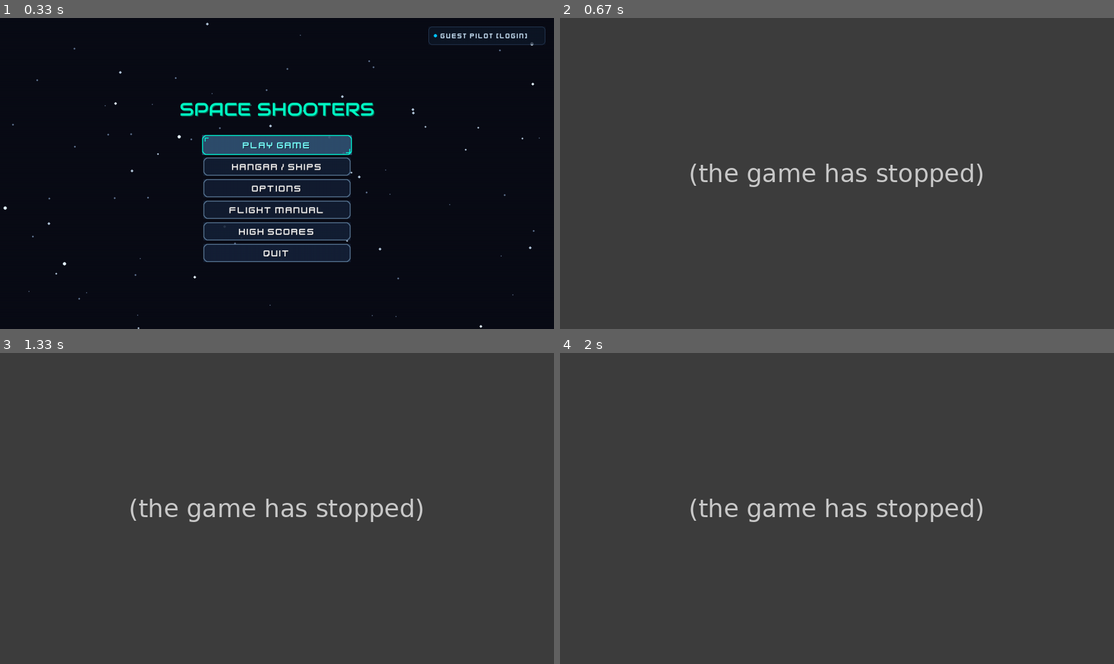
Above: before the commit, frames 1-4 (two rows, left to right).
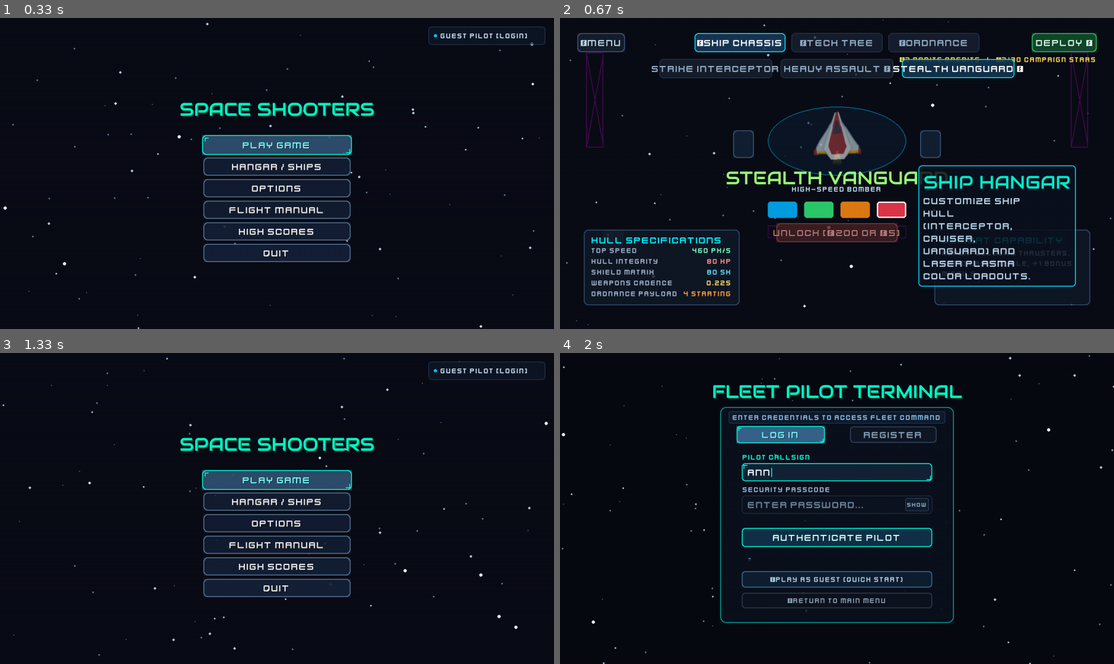
Above: after the commit, the same moments.

Repository: abdulqudoos181005/learning_pygame
Game: pygame game, started from src/game.py
The game is run twice, just before and just after one commit, with the same random seed, the same clock (stepped at 60 frames per second) and the same inputs.
Inputs:
- Up to frame 1 (0.33 s): no input
- Up to frame 2 (0.67 s): click "Hangar / Ships" at 0.38 s
- Up to frame 3 (1.33 s): click "HEAVY ASSAULT 🔒" at 0.72 s; tap Enter at 1 s
- Up to frame 4 (2 s): click "Guest Pilot [LOGIN]" at 1.38 s; type "ann" at 1.67 s

Frame 1 is identical in both runs. In frame 2, 99% of the frame differs, in the area x 0-100%, y 0-100%; in frame 3, 100%; in frame 4, 100%.
Error before the commit: ValueError: not enough values to unpack (expected 4, got 3) (states.py line 63); the game stopped at 0.45 s (later frames are placeholders)

Commit message:
sprint-15

Diff:
--- a/settings.json
+++ b/settings.json
@@ -9,6 +9,21 @@
     "screen_flash": true,
     "hull": "vanguard",
     "color": "red",
+    "ordnance": "missile",
+    "credits": 2,
+    "unlocked_hulls": [
+        "interceptor"
+    ],
+    "unlocked_ordnance": [
+        "missile"
+    ],
+    "upgrades": {
+        "armor": 0,
+        "shield": 0,
+        "magnet": 0,
+        "graze": 0,
+        "ordnance_bay": 0
+    },
     "keybinds": {
         "up": "w",
         "down": "s",
--- a/src/states.py
+++ b/src/states.py
@@ -33,6 +33,11 @@
 
     panel = pg.Surface((draw_rect.width, draw_rect.height), pg.SRCALPHA)
     panel.fill((0, 0, 0, 0))
+
+    if len(fill) == 3:
+        fill = (*fill, 255)
+    if len(border) == 3:
+        border = (*border, 255)
 
     if danger and (hovered or pressed):
         fill = (65, 15, 25, 240)
--- a/src/ui/hud.py
+++ b/src/ui/hud.py
@@ -47,9 +47,14 @@
         height = self.game.height
         assets = self.assets
 
-        # 1. SCORE DISPLAY
+        # 1. SCORE & NANITE CREDITS DISPLAY
         score_surf = assets.hud_font.render(f"SCORE: {play_state.score}", True, (255, 255, 255))
         surface.blit(score_surf, (25, 20))
+
+        # Sprint 15: In-mission salvaged credits
+        cr_earned = getattr(play_state, 'credits_earned', 0)
+        cr_surf = assets.hud_font.render(f"⚡ {cr_earned} CR", True, (255, 215, 0))
+        surface.blit(cr_surf, (score_surf.get_width() + 45, 20))
 
         # Sprint 7 & 11: COMBO DISPLAY WITH CYBER NUMERALS
         if play_state.combo_count > 1:
@@ -170,14 +175,17 @@
         for i in range(player.lives):
             surface.blit(life_img, (25 + i * 28, 72))
 
-        # 5. MISSILE CHARGE STATUS & PIPS
+        # 5. SECONDARY ORDNANCE STATUS & PIPS (Sprint 15)
         if player.missile_count > 0:
-            missile_icon = assets.get_image("missile", 12, 24)
+            ord_type = getattr(player, 'ordnance_type', 'missile')
+            icon_name = "cluster_missile" if ord_type == "cluster" else ("ion_emp_orb" if ord_type == "ion_emp" else "missile")
+            ord_label_prefix = "CLUSTER" if ord_type == "cluster" else ("ION EMP" if ord_type == "ion_emp" else "MISSILE")
+            missile_icon = assets.get_image(icon_name, 14, 24)
             for i in range(player.missile_count):
                 surface.blit(missile_icon, (25 + i * 18, 102))
             m_ready = player.missile_cooldown <= 0
             m_color = (0, 255, 200) if m_ready else (255, 140, 40)
-            status_text = "READY [M]" if m_ready else f"CHARGING {player.missile_cooldown:.1f}s"
+            status_text = f"{ord_label_prefix} [M]" if m_ready else f"CHARGING {player.missile_cooldown:.1f}s"
             m_lbl = assets.hud_font.render(status_text, True, m_color)
             surface.blit(m_lbl, (25 + player.missile_count * 18 + 6, 106))
 
--- /dev/null
+++ b/tests/test_sprint15_hangar_economy.py
@@ -0,0 +1,240 @@
+# pyrefly: ignore [missing-import]
+import os
+import sys
+import unittest
+import pygame as pg
+
+sys.path.insert(0, os.path.join(os.path.dirname(__file__), "..", "src"))
+from db.manager import DatabaseManager
+from db.auth_service import AuthService
+from db.hangar_repository import HangarRepository
+from save_system import SaveSystem
+from assets_loader import AssetsLoader
+from sprites import Player, Laser, Missile, ClusterMissile, ClusterFragment, IonEMPOrb, PowerUp, ScoreCrystal
+from states import HangarState, PlayState
+
+
+class MockGame:
+    def __init__(self, db=None):
+        self.width = 1280
+        self.height = 720
+        self.assets = AssetsLoader()
+        self.db = db or DatabaseManager(db_path=":memory:")
+        self.auth_service = AuthService(self.db)
+        self.hangar_repo = HangarRepository(self.db)
+        self.save_system = SaveSystem(
+            db_manager=self.db,
+            hangar_repo=self.hangar_repo,
+            settings_filename="test_hangar_settings.json",
+        )
+        self.current_user = None
+        self.loadout = {"hull": "interceptor", "color": "blue", "ordnance": "missile"}
+        self.state = None
+
+        from input_map import InputMap
+        self.input = InputMap()
+        from ui.cursor import SoftwareCursor
+        self.cursor = SoftwareCursor(self.assets, self.width, self.height)
+        from audio.director import AudioDirector
+        self.audio = AudioDirector(assets=self.assets, screen_width=self.width)
+
+    def is_logged_in(self):
+        return bool(self.current_user and "id" in self.current_user)
+
+    def change_state(self, new_state):
+        self.state = new_state
+
+
+class TestSprint15HangarEconomy(unittest.TestCase):
+    @classmethod
+    def setUpClass(cls):
+        pg.init()
+        pg.display.set_mode((1280, 720))
+
+    def setUp(self):
+        self.db = DatabaseManager(db_path=":memory:")
+        self.game = MockGame(db=self.db)
+        self.repo = self.game.hangar_repo
+
+        # Register two test users
+        self.u1, _ = self.game.auth_service.register_user("CommanderAlpha", "SecurePass123")
+        self.u2, _ = self.game.auth_service.register_user("PilotBravo", "SecurePass456")
+
+    def tearDown(self):
+        if os.path.exists(self.game.save_system.settings_filepath):
+            os.remove(self.game.save_system.settings_filepath)
+        self.db.close()
+
+    def test_hangar_repository_credit_transactions(self):
+        u1_id = self.u1["id"]
+        data = self.repo.get_hangar_data(u1_id)
+        self.assertEqual(data["credits"], 0)
+
+        # Add credits
+        bal = self.repo.add_credits(u1_id, 500)
+        self.assertEqual(bal, 500)
+
+        data = self.repo.get_hangar_data(u1_id)
+        self.assertEqual(data["credits"], 500)
+        self.assertEqual(data["lifetime_credits"], 500)
+
+        # Spend credits
+        success = self.repo.spend_credits(u1_id, 200)
+        self.assertTrue(success)
+        self.assertEqual(self.repo.get_hangar_data(u1_id)["credits"], 300)
+
+        # Overspend fails
+        fail = self.repo.spend_credits(u1_id, 9999)
+        self.assertFalse(fail)
+        self.assertEqual(self.repo.get_hangar_data(u1_id)["credits"], 300)
+
+    def test_upgrade_tier_progression_and_caps(self):
+        u1_id = self.u1["id"]
+        self.repo.add_credits(u1_id, 3000)
+
+        # Tier 0 -> Tier 1 (Armor cost = 100)
+        res1 = self.repo.purchase_upgrade(u1_id, "armor")
+        self.assertTrue(res1["success"])
+        self.assertEqual(res1["new_tier"], 1)
+        self.assertEqual(res1["credits_left"], 2900)
+
+        # Tier 1 -> Tier 2 (Armor cost = 250)
+        res2 = self.repo.purchase_upgrade(u1_id, "armor")
+        self.assertTrue(res2["success"])
+        self.assertEqual(res2["new_tier"], 2)
+        self.assertEqual(res2["credits_left"], 2650)
+
+        # Progress to Tier 5
+        self.repo.purchase_upgrade(u1_id, "armor") # 3
+        self.repo.purchase_upgrade(u1_id, "armor") # 4
+        self.repo.purchase_upgrade(u1_id, "armor") # 5
+        data = self.repo.get_hangar_data(u1_id)
+        self.assertEqual(data["upgrades"]["armor"], 5)
+
+        # Max tier cap reached
+        cap_res = self.repo.purchase_upgrade(u1_id, "armor")
+        self.assertFalse(cap_res["success"])
+        self.assertIn("maximum", cap_res["error"].lower())
+
+    def test_hull_unlock_criteria_and_purchasing(self):
+        u1_id = self.u1["id"]
+        # Interceptor unlocked by default
+        data = self.repo.get_hangar_data(u1_id)
+        self.assertIn("interceptor", data["unlocked_hulls"])
+
+        # Try to unlock cruiser without funds or stars
+        fail = self.repo.unlock_hull(u1_id, "cruiser", total_stars=0)
+        self.assertFalse(fail["success"])
+
+        # Unlock cruiser with credits
+        self.repo.add_credits(u1_id, 600)
+        succ = self.repo.unlock_hull(u1_id, "cruiser", total_stars=0)
+        self.assertTrue(succ["success"])
+        self.assertIn("cruiser", self.repo.get_hangar_data(u1_id)["unlocked_hulls"])
+
+        # Unlock vanguard with star requirement
+        v_succ = self.repo.unlock_hull(u1_id, "vanguard", total_stars=15)
+        self.assertTrue(v_succ["success"])
+        self.assertIn("vanguard", self.repo.get_hangar_data(u1_id)["unlocked_hulls"])
+
+    def test_player_stat_scaling_with_upgrades(self):
+        u1_id = self.u1["id"]
+        self.game.current_user = self.u1
+        self.repo.add_credits(u1_id, 5000)
+
+        # Buy 2 tiers armor, 2 tiers shield, 1 tier magnet, 1 tier graze, 2 tiers ordnance bay
+        self.repo.purchase_upgrade(u1_id, "armor")        # +15 HP
+        self.repo.purchase_upgrade(u1_id, "armor")        # +15 HP -> Total +30 HP
+        self.repo.purchase_upgrade(u1_id, "shield")       # +15 SH
+        self.repo.purchase_upgrade(u1_id, "shield")       # +15 SH -> Total +30 SH
+        self.repo.purchase_upgrade(u1_id, "magnet")       # +45px Magnet
+        self.repo.purchase_upgrade(u1_id, "graze")        # +15% Graze bonus
+        self.repo.purchase_upgrade(u1_id, "ordnance_bay") # +1 Missile
+        self.repo.purchase_upgrade(u1_id, "ordnance_bay") # +1 Missile -> Total +2 Missiles
+
+        player = Player(self.game, 640, 600)
+        # Interceptor base HP is 100, so 100 + 30 = 130
+        self.assertEqual(player.max_health, 130)
+        self.assertEqual(player.health, 130)
+        # Interceptor base Shield is 100, so 100 + 30 = 130
+        self.assertEqual(player.max_shield, 130)
+        # Magnet radius = 80 + 45 = 125
+        self.assertEqual(player.magnet_radius, 125.0)
+        # Starting missiles = 3 + 2 = 5
+        self.assertEqual(player.missile_count, 5)
+        self.assertEqual(player.graze_score_bonus, 65)
+
+    def test_cluster_missile_submunition_detonation(self):
+        self.game.state = PlayState(self.game, selected_level=1)
+        cluster = ClusterMissile(self.game, 640, 400, self.game.state.enemies)
+        self.game.state.missiles.add(cluster)
+
+        initial_count = len(self.game.state.missiles)
+        cluster.detonate()
+
+        # Detonate should have removed the main cluster and spawned 6 ClusterFragments
+        self.assertNotIn(cluster, self.game.state.missiles)
+        fragments = [m for m in self.game.state.missiles if isinstance(m, ClusterFragment)]
+        self.assertEqual(len(fragments), 6)
+
+    def test_ion_emp_orb_projectile_absorption(self):
+        self.game.state = PlayState(self.game, selected_level=1)
+        laser1 = Laser(self.game, 640, 390, speed_y=400)
+        laser2 = Laser(self.game, 640, 600, speed_y=400) # Out of radius
+        self.game.state.enemy_lasers.add(laser1, laser2)
+
+        orb = IonEMPOrb(self.game, 640, 400)
+        self.game.state.missiles.add(orb)
+
+        orb.update(0.016)
+        # laser1 should be absorbed and killed, laser2 survives
+        self.assertNotIn(laser1, self.game.state.enemy_lasers)
+        self.assertIn(laser2, self.game.state.enemy_lasers)
+
+    def test_graviton_magnet_suction_physics(self):
+        self.game.state = PlayState(self.game, selected_level=1)
+        self.game.state.player.rect.center = (640, 400)
+        self.game.state.player.magnet_radius = 200.0
+
+        crystal = ScoreCrystal(self.game, 640, 500)
+        crystal.magnet_radius = 200.0
+        self.game.state.crystals.add(crystal)
+
+        init_y = crystal.fy
+        crystal.update(0.1)
+        # Crystal should accelerate upward toward player (fy decreases)
+        self.assertLess(crystal.fy, init_y)
+
+    def test_multi_user_hangar_progression_isolation(self):
+        u1_id = self.u1["id"]
+        u2_id = self.u2["id"]
+
+        # Give User 1 1000 credits and buy armor
+        self.repo.add_credits(u1_id, 1000)
+        self.repo.purchase_upgrade(u1_id, "armor")
+
+        data_u1 = self.repo.get_hangar_data(u1_id)
+        data_u2 = self.repo.get_hangar_data(u2_id)
+
+        self.assertEqual(data_u1["upgrades"]["armor"], 1)
+        self.assertEqual(data_u2["upgrades"]["armor"], 0)
+        self.assertEqual(data_u1["credits"], 900)
+        self.assertEqual(data_u2["credits"], 0)
+
+    def test_hangar_state_tabs_and_rendering(self):
+        hangar = HangarState(self.game, return_state="level_select")
+        self.assertEqual(hangar.active_tab, 0)
+
+        # Switch to Tech Tree tab
+        hangar.active_tab = 1
+        surf = pg.Surface((1280, 720))
+        hangar.draw(surf)
+
+        # Switch to Ordnance tab
+        hangar.active_tab = 2
+        hangar.draw(surf)
+        self.assertEqual(len(hangar.ORDNANCE_CATALOG), 3)
+
+
+if __name__ == "__main__":
+    unittest.main()
Binary file changed: data/game_data.db
